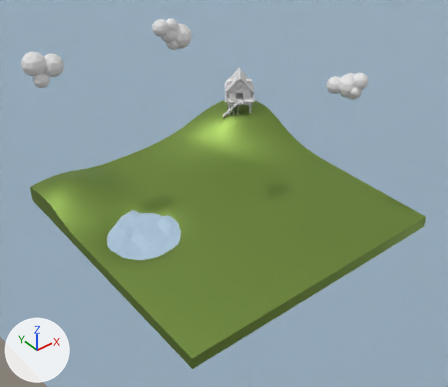
An edit to the Blender file BlenderProjects/forestZone.blend, drawn before and after from the same camera.
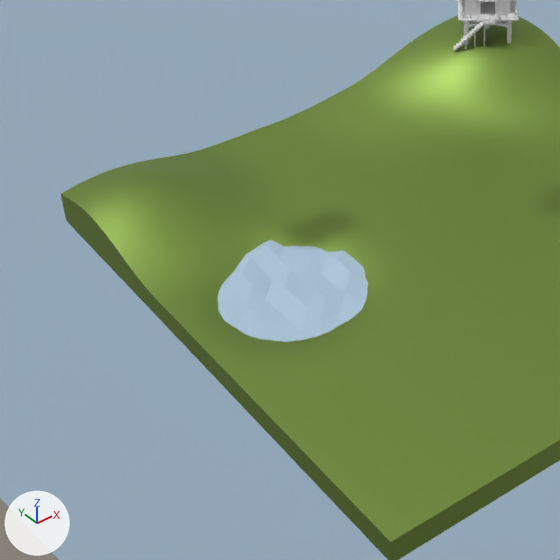
Old and new are each drawn from a 50 mm lens placed at (-97.0, -122.1, 113.9), pointed at (-22.3, -28.6, 32.2) and again close up on the part from 0% to 61% of the width and 24% to 95% of the height. Every picture has the same lights, and +X, +Y and +Z are marked at lower left.

In view in the first close-up: 'Cabin', 'Plane', 'Terrain', 'Water'.
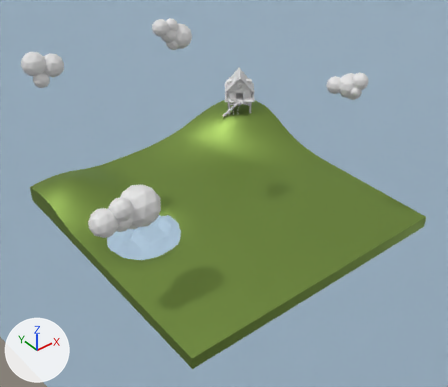
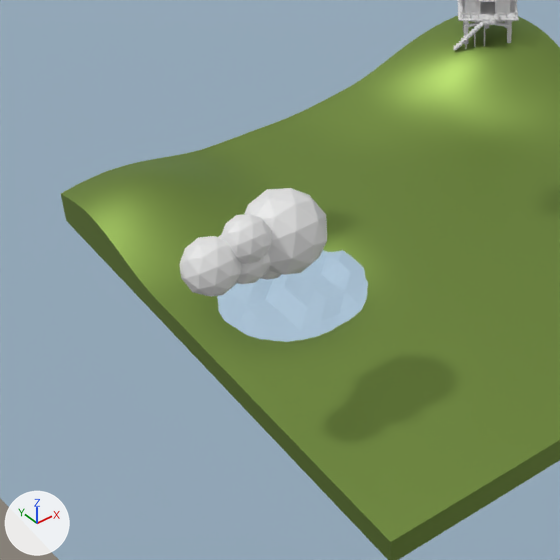
What differs and where, as boxes [x1, y1, x2, y2] in the close-ups (560 x 560 px):
'Cloud_2.001', shown
    after: [179, 188, 327, 297]

The edits, one by one:
Object 'Cloud_2.001' (ob_cloud_2_001) is now shown.
